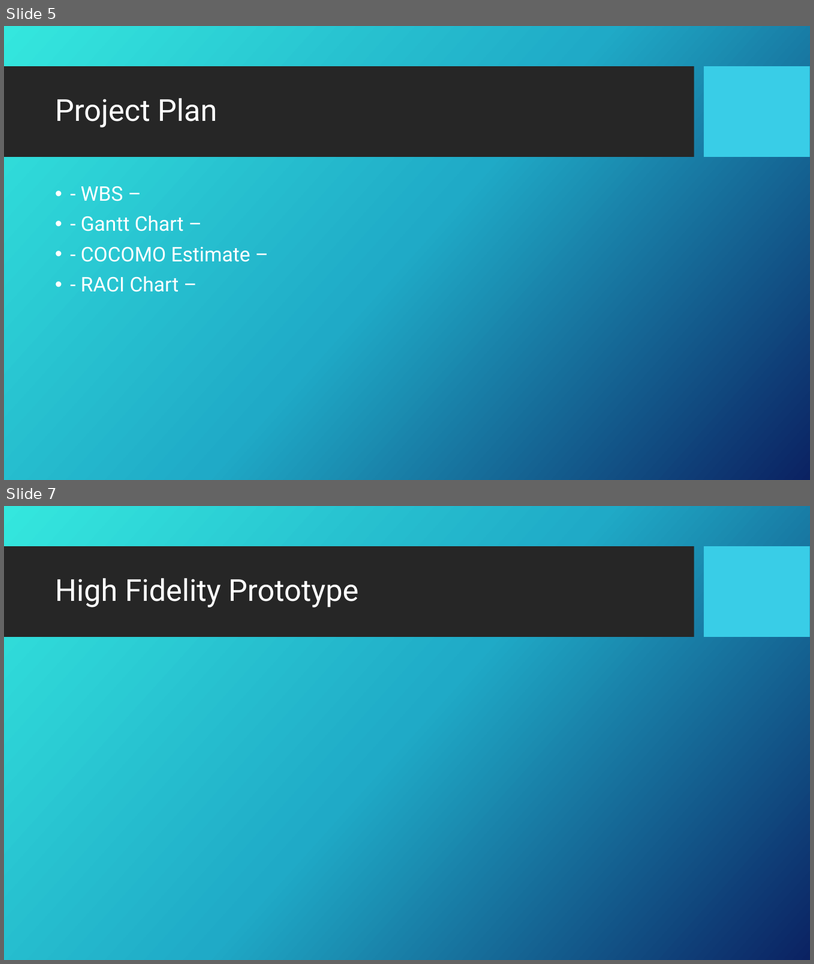
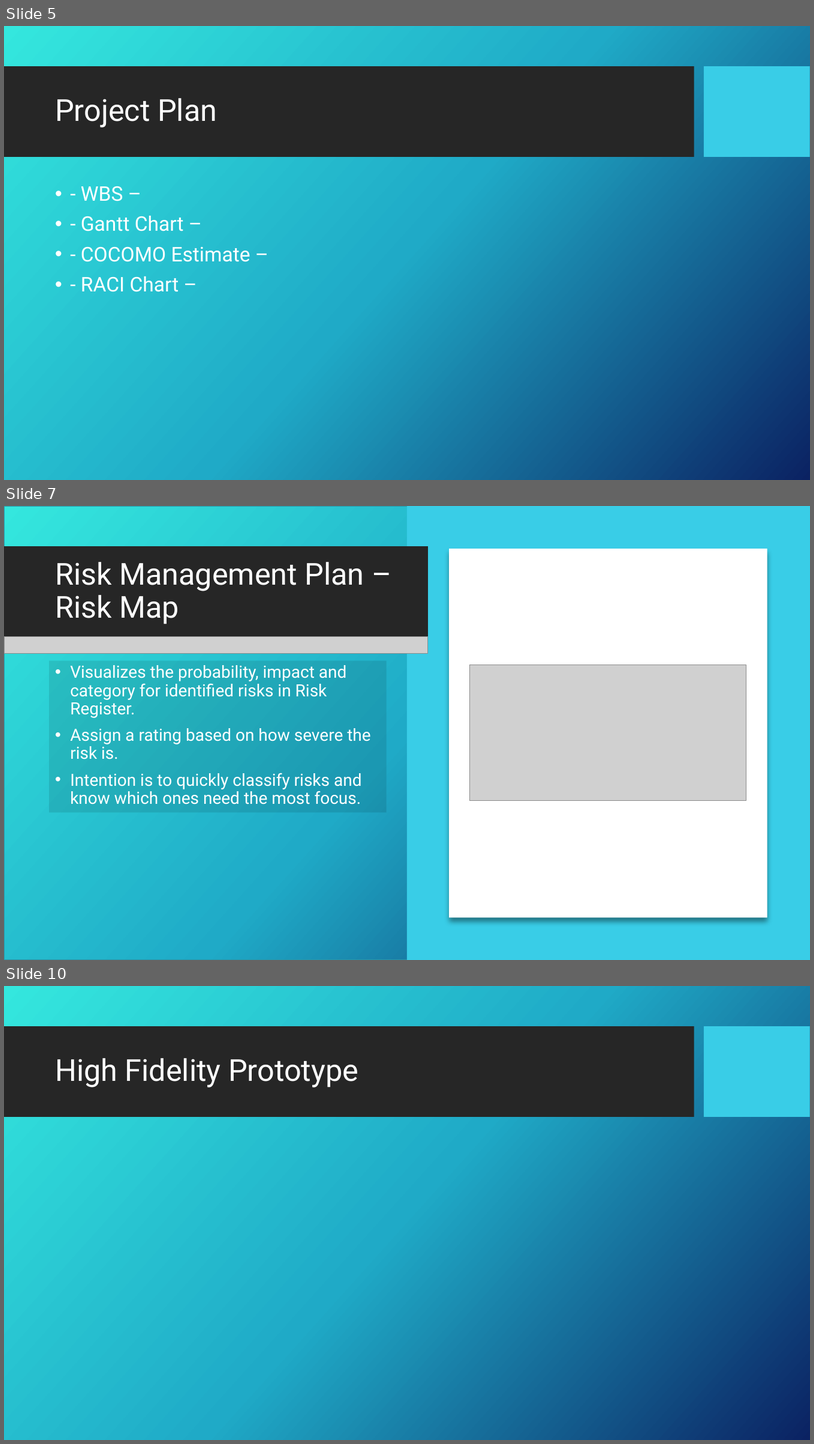
Before and after one commit to c3026923/south-yorkshire-bus-journey-planner, a slide deck: SY Bus Journey Planner Presentation.pptx. Shown one above the other, each under a label of ours: slides 5 and 7 before the commit, slides 5, 7 and 10 after it; the slides between them are not shown. The pictures are 814x964 and 814x1444 pixels, drawn with LibreOffice and Linux fonts; fonts in the diff are those of the drawing; grey boxes stand for pictures; background and template pictures are left out. Boxes give left, top, right and bottom in pixels: in the first picture for what was removed or moved away, otherwise in the second. Text is boxed around its words. In the diff, an @@ line names an element or a change of style, - is before the commit and + after.

Commit message:
Risk Section Added

```diff
--- a/SY Bus Journey Planner Presentation.pptx
+++ b/SY Bus Journey Planner Presentation.pptx
@@ slide 7 added at (4, 506, 810, 960), background picture (left out); not listed: 2 template elements that a slide beside it also shows @@
@@ rectangle added at (4, 506, 810, 960), fill gradient #36E6DD to #21ABC8 to #0C2263, outline #2A98AB 1 pt @@
@@ rectangle added at (408, 506, 810, 960), fill #39CDE7 @@
@@ rectangle added at (4, 547, 428, 637), fill #262626 @@
@@ rectangle added at (449, 549, 767, 918), fill #FFFFFF @@
@@ title added at (55, 562, 365, 624), 36 pt, text #FFFFFF @@
+Risk Management Plan – Risk Map
@@ picture added at (4, 636, 428, 653) @@
@@ text added at (49, 661, 386, 813), fill #000000 at 10% opacity, 20 pt, text #FFFFFF @@
+• Visualizes the probability, impact and category for identified risks in Risk Register.
+• Assign a rating based on how severe the risk is.
+• Intention is to quickly classify risks and know which ones need the most focus.
@@ picture added at (470, 665, 746, 801) @@
@@ what was slide 7 is now slide 10 @@
```
Also in this commit, not shown: 1 slide changed, 2 other slides added.
